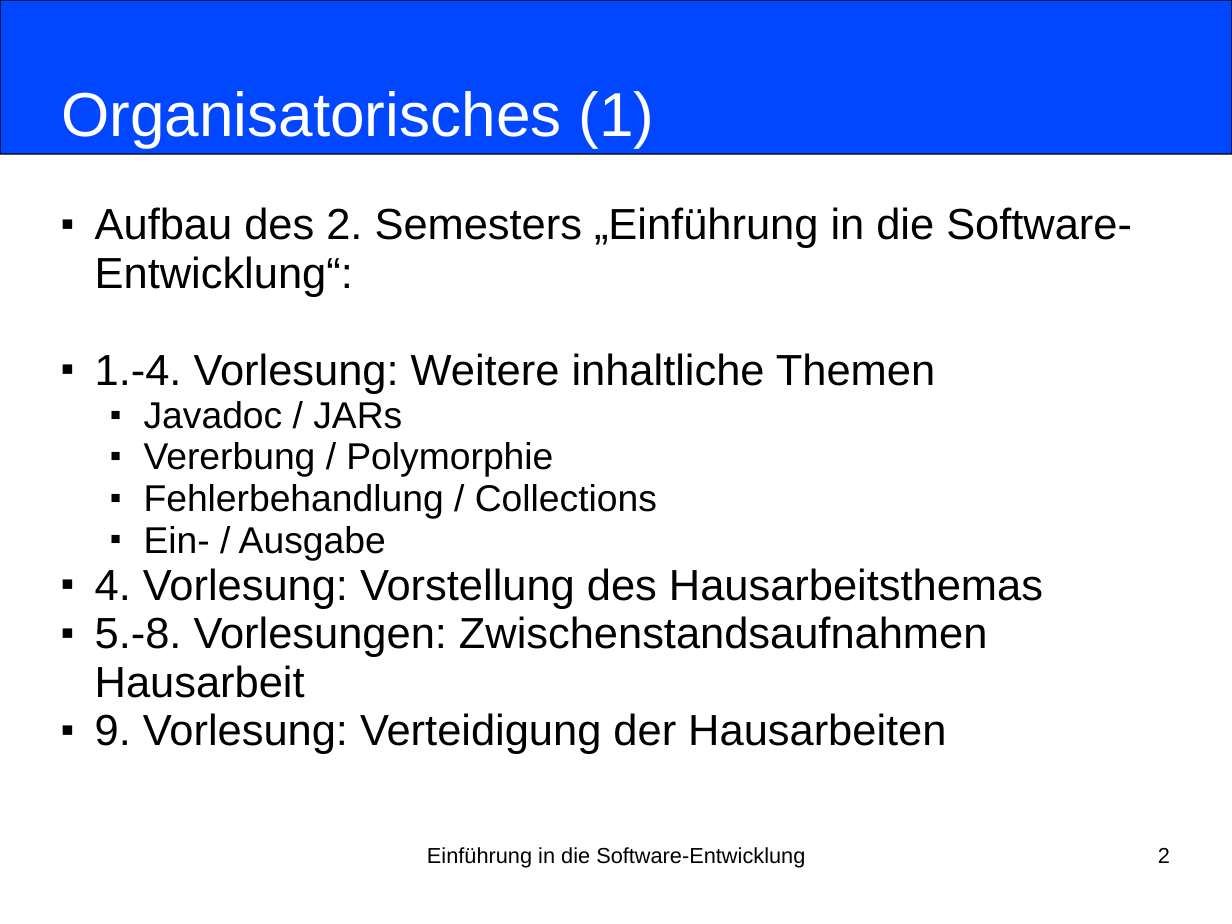
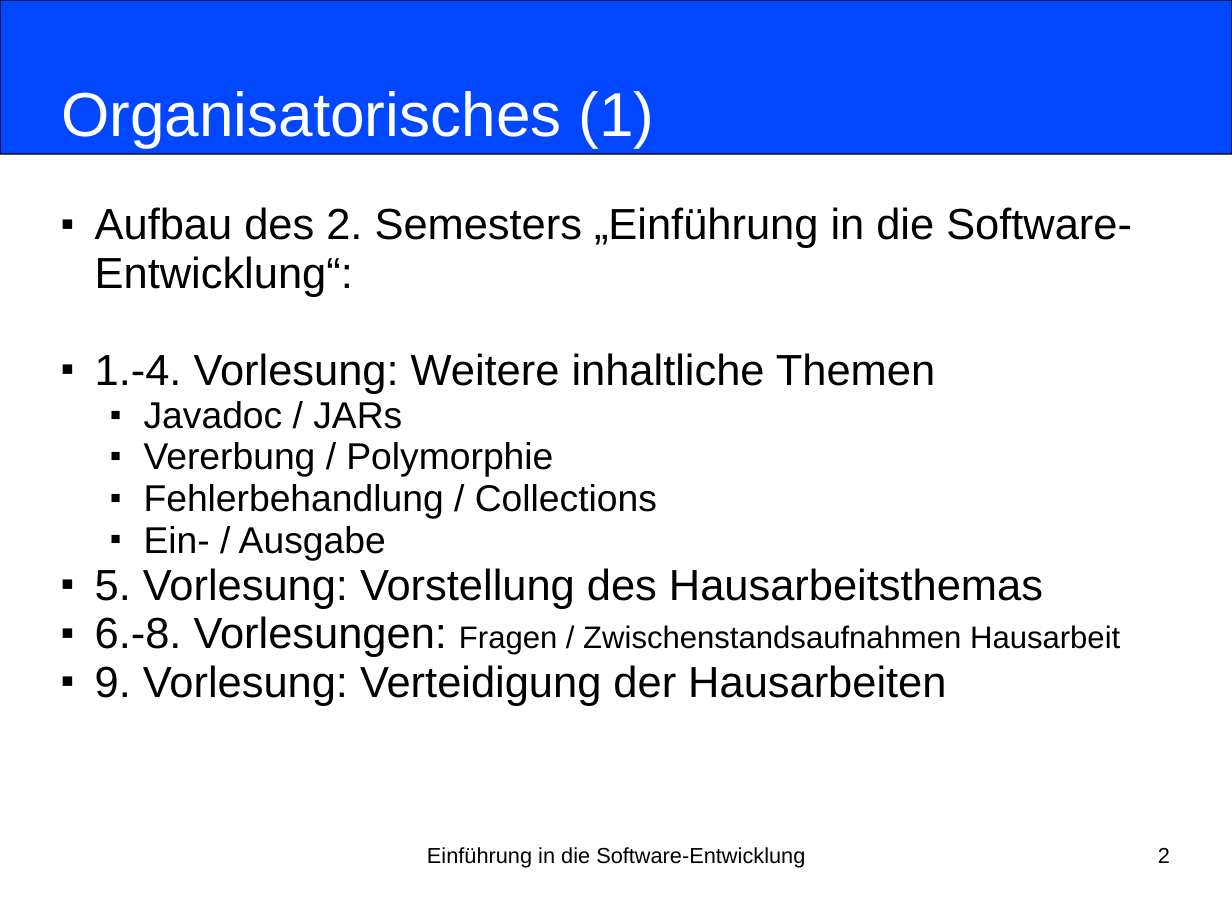
Before and after one commit to nordakademie-einfuehrung-java/vorlesungsskript, a slide deck: slide 2 of folien/Semester_04_Termin_01_Kapitel09.pptx. Drawn at 1232x924 pixels with LibreOffice and Linux fonts; fonts in the diff are those of the drawing. Boxes give left, top, right and bottom in pixels: in the first picture for what was removed or moved away, otherwise in the second. Text is boxed around its words. In the diff, an @@ line names an element or a change of style, - is before the commit and + after.

```diff
--- a/folien/Semester_04_Termin_01_Kapitel09.pptx
+++ b/folien/Semester_04_Termin_01_Kapitel09.pptx
@@ subtitle at box(95, 568, 1120, 657): text changed @@
-■ 4. Vorlesung: Vorstellung des Hausarbeitsthemas
-■ 5.-8. Vorlesungen: Zwischenstandsaufnahmen Hausarbeit
+■ 5. Vorlesung: Vorstellung des Hausarbeitsthemas
+■ 6.-8. Vorlesungen: Fragen / Zwischenstandsaufnahmen Hausarbeit
```
Also in this commit, not shown: 1 other slide changed, 1 slide added, 1 other file.
